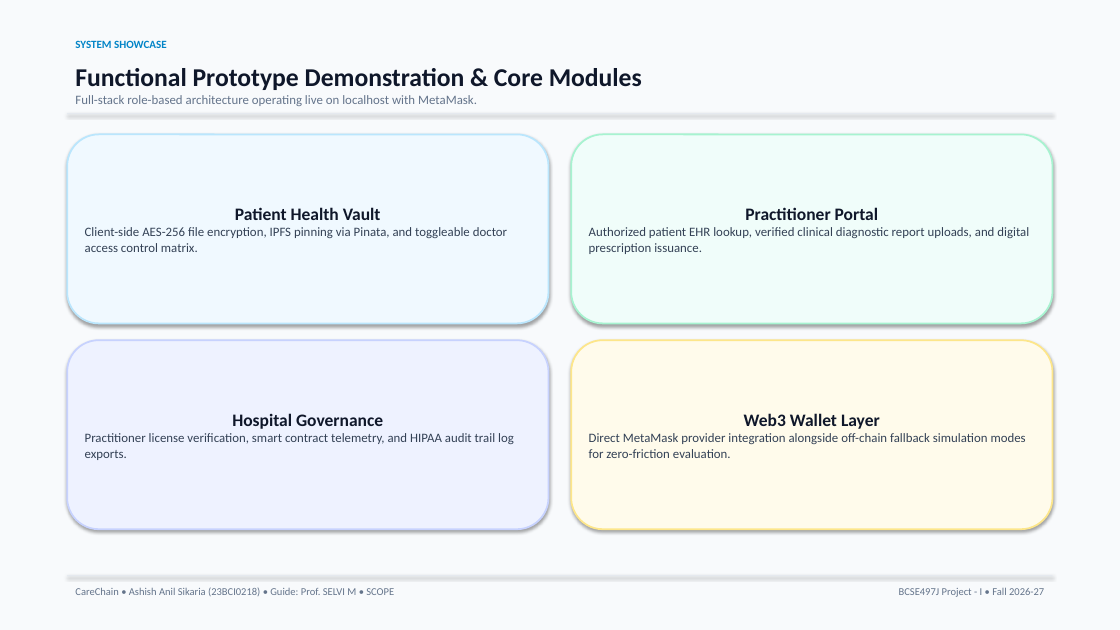
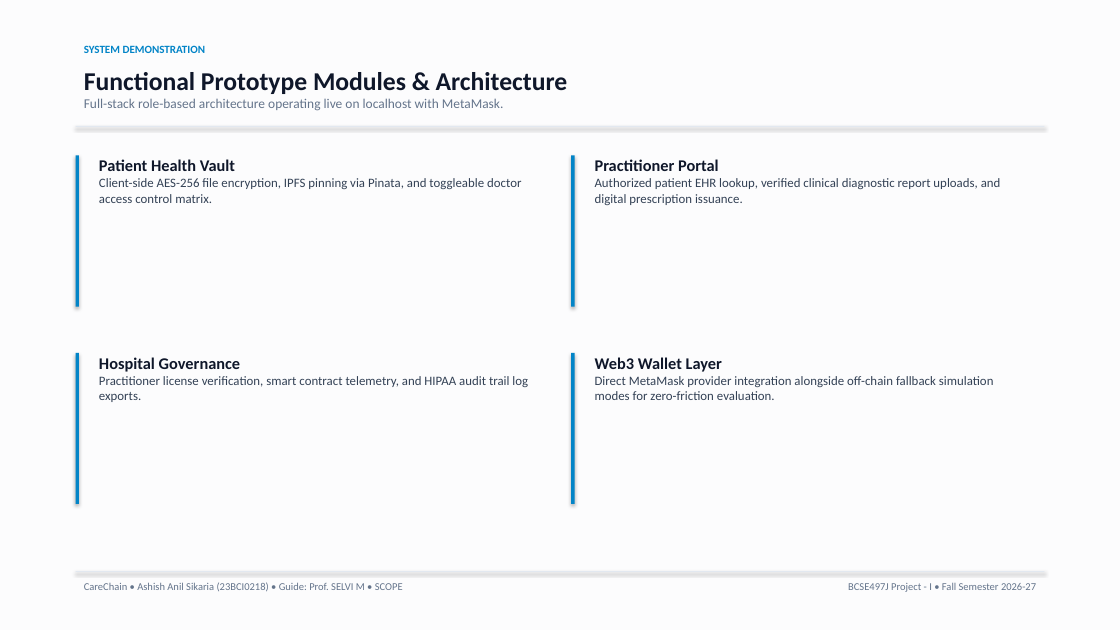
Before and after one commit to ashishanilsikaria/CareChain, a slide deck: slide 9 of docs/presentation/CareChain_Presentation.pptx. Drawn at 1120x630 pixels with LibreOffice and Linux fonts; fonts in the diff are those of the drawing. Boxes give left, top, right and bottom in pixels: in the first picture for what was removed or moved away, otherwise in the second. Text is boxed around its words. In the diff, an @@ line names an element or a change of style, - is before the commit and + after.

Commit message:
refactor(presentation): restructure slides with natural human-crafted layout, open whitespace, and editorial typography

```diff
--- a/docs/presentation/CareChain_Presentation.pptx
+++ b/docs/presentation/CareChain_Presentation.pptx
@@ rectangle at box(0, 0, 1120, 630): fill #F8FAFC to #FCFCFD @@
@@ text at box(84, 45, 206, 53): text changed @@
-SYSTEM SHOWCASE
+SYSTEM DEMONSTRATION
@@ text "Functional Prototype Modules & Architecture": place and size @@
-text "Functional Prototype Modules & Architecture" at box(75, 68, 642, 106)
+text "Functional Prototype Modules & Architecture" at box(84, 72, 568, 111)
@@ text at box(84, 72, 568, 94): text changed @@
-Functional Prototype Demonstration & Core Modules
+Functional Prototype Modules & Architecture
@@ text at box(84, 98, 504, 111): size 11 to 11.5 pt in "Full-stack role-based architecture operating live on localho ..." @@
@@ rectangle: place and size @@
-rectangle at box(67, 113, 1053, 114)
+rectangle at box(76, 126, 1044, 127)
@@ rectangle added at box(76, 155, 79, 307), fill #0284C7 @@
@@ text "Patient Health Vault": place and size @@
-text "Patient Health Vault" at box(67, 134, 549, 323)
+text "Patient Health Vault" at box(99, 159, 521, 203)
@@ text "Patient Health Vault" at box(99, 159, 521, 203): vertical alignment middle to top; fill #F0F9FF to none; outline #BAE6FD 1.5 pt to none; shadow off @@
@@ text at box(99, 159, 235, 171): size 15 to 14 pt in "Patient Health Vault"; alignment centre to left @@
@@ rectangle added at box(571, 155, 575, 307), fill #0284C7 @@
@@ text "Practitioner Portal": place and size @@
-text "Practitioner Portal" at box(571, 134, 1053, 323)
+text "Practitioner Portal" at box(595, 159, 1001, 205)
@@ text "Practitioner Portal" at box(595, 159, 1001, 205): vertical alignment middle to top; fill #F0FDFA to none; outline #A7F3D0 1.5 pt to none; shadow off @@
@@ text at box(595, 159, 719, 171): size 15 to 14 pt in "Practitioner Portal"; alignment centre to left @@
@@ rectangle added at box(76, 353, 79, 504), fill #0284C7 @@
@@ text "Hospital Governance": place and size @@
-text "Hospital Governance" at box(67, 340, 549, 529)
+text "Hospital Governance" at box(99, 357, 528, 402)
@@ text "Hospital Governance" at box(99, 357, 528, 402): vertical alignment middle to top; fill #EEF2FF to none; outline #C7D2FE 1.5 pt to none; shadow off @@
@@ text at box(99, 357, 241, 372): size 15 to 14 pt in "Hospital Governance"; alignment centre to left @@
@@ rectangle added at box(571, 353, 575, 504), fill #0284C7 @@
@@ text "Web3 Wallet Layer": place and size @@
-text "Web3 Wallet Layer" at box(571, 340, 1053, 529)
+text "Web3 Wallet Layer" at box(595, 357, 994, 400)
@@ text "Web3 Wallet Layer" at box(595, 357, 994, 400): vertical alignment middle to top; fill #FFFBEB to none; outline #FDE68A 1.5 pt to none; shadow off @@
@@ text at box(595, 357, 722, 372): size 15 to 14 pt in "Web3 Wallet Layer"; alignment centre to left @@
@@ text "CareChain • Ashish Anil Sikaria ...": place and size @@
-text "CareChain • Ashish Anil Sikaria ..." at box(75, 587, 394, 596)
+text "CareChain • Ashish Anil Sikaria ..." at box(84, 582, 403, 591)
@@ rectangle: place and size @@
-rectangle at box(67, 576, 1053, 576)
+rectangle at box(76, 571, 1044, 572)
@@ text at box(848, 583, 1036, 592): text changed @@
-BCSE497J Project - I • Fall 2026-27
+BCSE497J Project - I • Fall Semester 2026-27
```
Also in this commit, not shown: 9 other slides changed, 1 other file.
